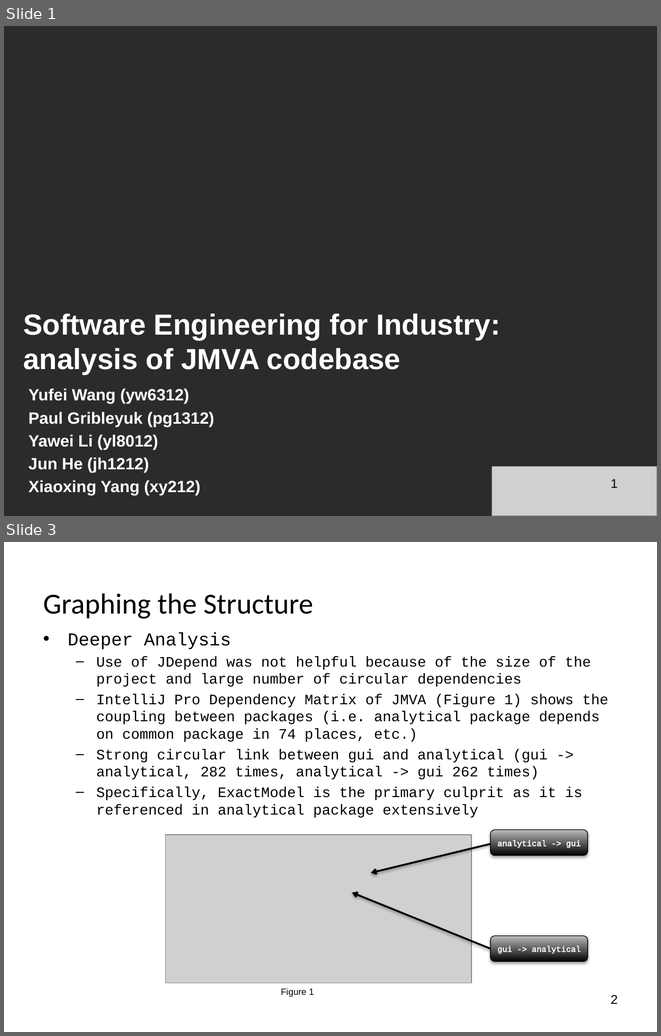
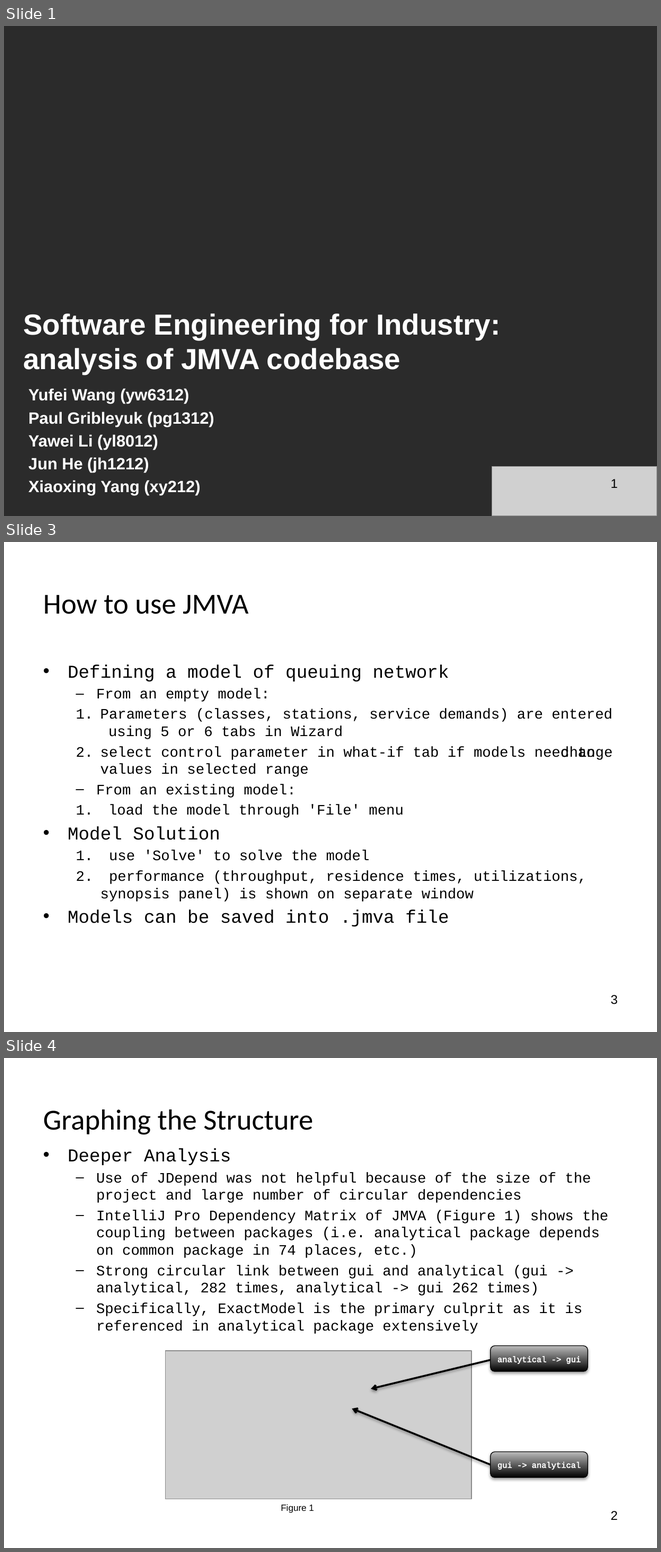
Before and after one commit to pavelgrib/SE_CW1, a slide deck: jmva_presentation.pptx. Shown one above the other, each under a label of ours: slides 1 and 3 before the commit, slides 1, 3 and 4 after it; the slides between them are not shown. The pictures are 661x1036 and 661x1552 pixels, drawn with LibreOffice and Linux fonts; fonts in the diff are those of the drawing; grey boxes stand for pictures; background and template pictures are left out; a plain dark background stands for a picture behind light text. Boxes give left, top, right and bottom in pixels: in the first picture for what was removed or moved away, otherwise in the second. Text is boxed around its words. In the diff, an @@ line names an element or a change of style, - is before the commit and + after.

```diff
--- a/jmva_presentation.pptx
+++ b/jmva_presentation.pptx
@@ slide 3 added at (x1=4, y1=542, x2=657, y2=1032), background picture (left out) @@
@@ title added at (x1=43, y1=595, x2=248, y2=614), 32 pt, text #000000 @@
+How to use JMVA
@@ text added at (x1=68, y1=664, x2=612, y2=926), 16 pt, text #000000 @@
+  • Defining a model of queuing network
+  – From an empty model:
+  1. Parameters (classes, stations, service demands) are entered using 5 or 6 tabs in Wizard
+  2. select control parameter in what-if tab if models need to change values in selected range
+  – From an existing model:
+  1. load the model through 'File' menu
+  • Model Solution
+  1. use 'Solve' to solve the model
+  2. performance (throughput, residence times, utilizations, synopsis panel) is shown on separate window
+  • Models can be saved into .jmva file
@@ page number added at (x1=611, y1=995, x2=618, y2=1004), 14 pt, text #000000 @@
+3
@@ what was slide 3 is now slide 4 @@
```
Also in this commit, not shown: 3 slides changed, 1 other file.
